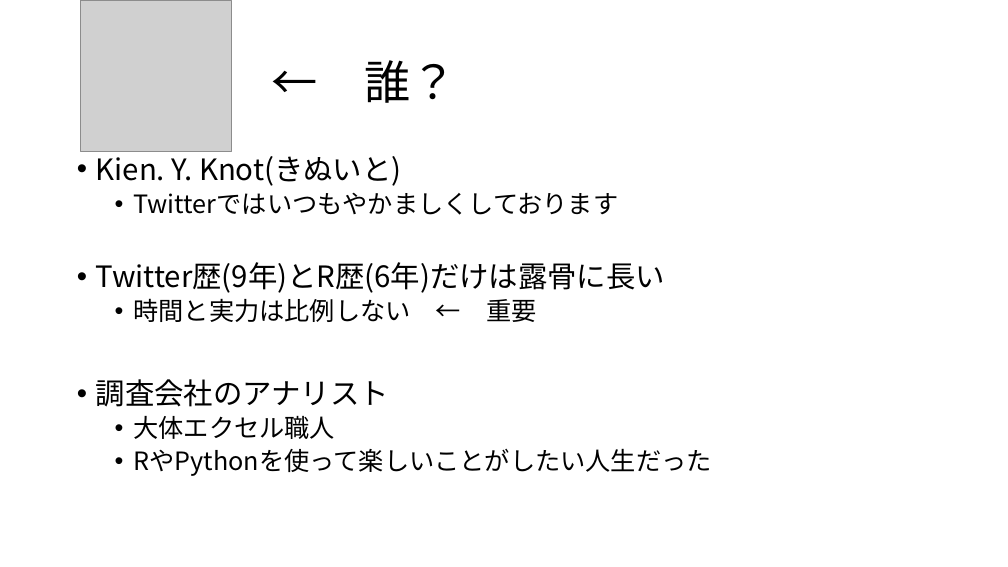
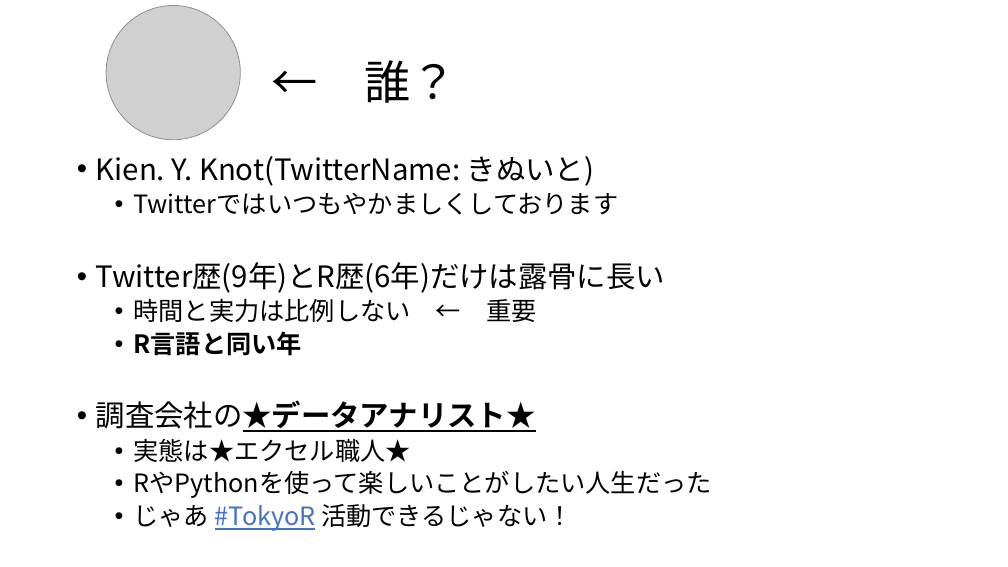
Before and after one commit to 8-u8/Kaggle, a slide deck: slide 3 of Santander/output/caretパッケージを使ったXGBoostのformula型.pptx. Drawn at 1008x567 pixels with LibreOffice and Linux fonts; fonts in the diff are those of the drawing; grey boxes stand for pictures. Boxes give left, top, right and bottom in pixels: in the first picture for what was removed or moved away, otherwise in the second. Text is boxed around its words. In the diff, an @@ line names an element or a change of style, - is before the commit and + after.

```diff
--- a/Santander/output/caretパッケージを使ったXGBoostのformula型.pptx
+++ b/Santander/output/caretパッケージを使ったXGBoostのformula型.pptx
@@ picture: place and size @@
-picture at bbox=[80, 0, 231, 151]
+picture at bbox=[106, 5, 240, 140]
@@ text at bbox=[96, 156, 594, 186]: text changed @@
-• Kien. Y. Knot(きぬいと)
+• Kien. Y. Knot(TwitterName: きぬいと)
@@ text at bbox=[96, 400, 536, 462]: text changed; size 28 to 24 pt; bold on @@
-• 調査会社のアナリスト
-  • 大体エクセル職人
+  • R言語と同い年
+• 調査会社の★データアナリスト★
+  • 実態は★エクセル職人★
@@ text at bbox=[134, 504, 573, 531]: paragraph added @@
+  • じゃあ #TokyoR 活動できるじゃない！
```
Also in this commit, not shown: 1 other slide changed, 1 other file.
